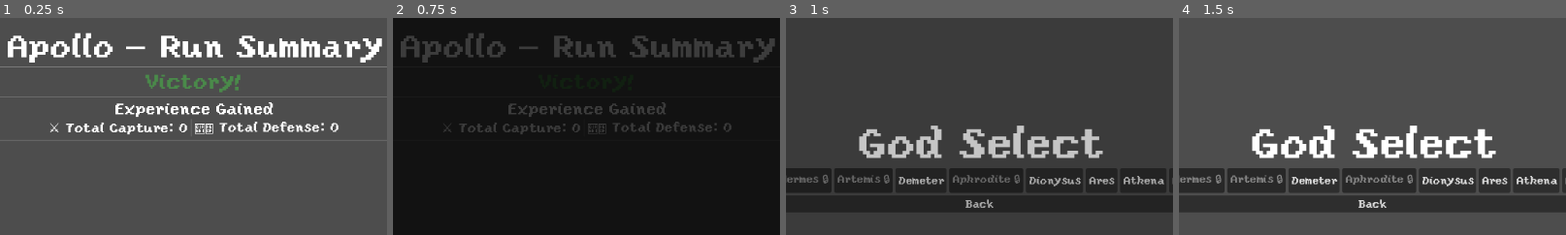
Above: before the commit, frames 1-4 (left to right).
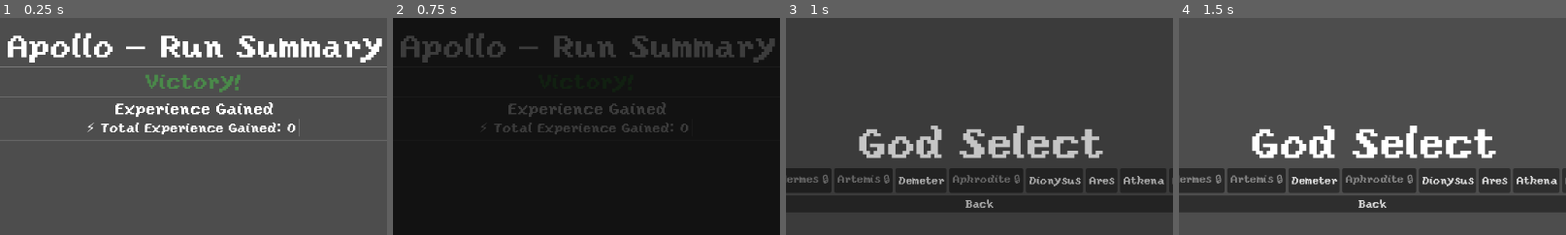
Above: after the commit, the same moments.

Repository: leslieharding/Mnemosyne
Game: Godot game, scene res://Scenes/RunSummary.tscn
The game is run twice, just before and just after one commit, with the same random seed, the same clock (stepped at 60 frames per second) and the same inputs. This scene is started directly instead of the project's main scene.
Inputs (mouse positions are % of the whole screen's width and height, from its top left):
- Up to frame 1 (0.25 s): no input
- Up to frame 2 (0.75 s): click "Start New Run" at 0.5 s
- Up to frame 3 (1 s): no input
- Up to frame 4 (1.5 s): tap Enter (ui_accept) at 1.25 s; move the mouse to (72, 45) at 1.27 s; hold Right (ui_right) from 1.28 s (still down); click (72, 45) at 1.42 s
The pictures show only the part of the screen within x 25-75%, y 16-66%; the shares and areas given below are measured in that part.

The runs differ from the first frame. In frame 1, 2.0% of the frame differs, in the area x 12-88%, y 46-55%; in frame 2, 1.0%; in frame 3, nothing differs; in frame 4, nothing differs.

Commit message:
unified exp display

Diff:
--- a/Scripts/run_summary.gd
+++ b/Scripts/run_summary.gd
@@ -67,11 +67,11 @@
 	var all_exp = tracker.get_all_experience()
 	var totals = tracker.get_total_experience()
 
-	print("Total experience - Capture: " + str(totals["capture_exp"]) + ", Defense: " + str(totals["defense_exp"]))
-
-	# Set totals
-	capture_total_node.text = "⚔️ Total Capture: " + str(totals["capture_exp"])
-	defense_total_node.text = "🛡️ Total Defense: " + str(totals["defense_exp"])
+	print("Total unified experience: " + str(totals["total_exp"]))
+
+	# Update the labels to show unified experience
+	capture_total_node.text = "⚡ Total Experience Gained: " + str(totals["total_exp"])
+	defense_total_node.visible = false  # Hide the old defense label
 
 	# Load collection
 	var collection_path = "res://Resources/Collections/" + god_name + ".tres"
@@ -87,7 +87,7 @@
 		var run_exp_data = all_exp[card_index]
 
 		# Skip cards with no experience
-		if run_exp_data["capture_exp"] == 0 and run_exp_data["defense_exp"] == 0:
+		if run_exp_data["total_exp"] == 0:
 			continue
 
 		# Get card data
@@ -97,19 +97,17 @@
 
 		print("Creating display for: ", card.card_name)
 
-		# Get experience data
+		# Get total experience data - UNIFIED VERSION
 		var before_exp_data = global_tracker.get_card_total_experience(god_name, card_index)
-		var before_capture = before_exp_data["capture_exp"]
-		var before_defense = before_exp_data["defense_exp"]
-		var after_capture = before_capture + run_exp_data["capture_exp"]
-		var after_defense = before_defense + run_exp_data["defense_exp"]
-
-		# Create card display synchronously
+		var before_total = before_exp_data["total_exp"]
+		var total_gain = run_exp_data["total_exp"]
+		var after_total = before_total + total_gain
+
+		# Create card display with unified experience
 		var card_container = create_simple_card_display(
 			card,
-			before_capture, after_capture,
-			before_defense, after_defense,
-			run_exp_data["capture_exp"], run_exp_data["defense_exp"]
+			before_total, after_total,
+			total_gain
 		)
 
 		card_details_node.add_child(card_container)
@@ -123,13 +121,12 @@
 
 func create_simple_card_display(
 	card: CardResource,
-	before_capture: int, after_capture: int,
-	before_defense: int, after_defense: int,
-	capture_gain: int, defense_gain: int
+	before_total: int, after_total: int,
+	total_gain: int
 ) -> Control:
 
 	var container = VBoxContainer.new()
-	container.custom_minimum_size = Vector2(500, 150)
+	container.custom_minimum_size = Vector2(500, 120)
 
 	# Create panel with background
 	var panel = PanelContainer.new()
@@ -164,84 +161,45 @@
 	# Experience gained summary
 	var gains_container = HBoxContainer.new()
 
-	if capture_gain > 0:
-		var capture_label = Label.new()
-		capture_label.text = "⚔️ +" + str(capture_gain) + " Capture XP"
-		capture_label.add_theme_color_override("font_color", Color("#FFD700"))
-		capture_label.add_theme_font_size_override("font_size", 14)
-		gains_container.add_child(capture_label)
-
-	if defense_gain > 0:
-		if capture_gain > 0:
-			var spacer = Control.new()
-			spacer.custom_minimum_size.x = 20
-			gains_container.add_child(spacer)
-
-		var defense_label = Label.new()
-		defense_label.text = "🛡️ +" + str(defense_gain) + " Defense XP"
-		defense_label.add_theme_color_override("font_color", Color("#87CEEB"))
-		defense_label.add_theme_font_size_override("font_size", 14)
-		gains_container.add_child(defense_label)
+	if total_gain > 0:
+		var gain_label = Label.new()
+		gain_label.text = "⚡ +" + str(total_gain) + " Experience"
+		gain_label.add_theme_color_override("font_color", Color("#FFD700"))
+		gain_label.add_theme_font_size_override("font_size", 16)
+		gains_container.add_child(gain_label)
 
 	inner_container.add_child(gains_container)
 
 	# Before/After display
-	var progress_container = HBoxContainer.new()
-
-	# Capture progress
-	if capture_gain > 0:
-		var capture_section = VBoxContainer.new()
-		capture_section.size_flags_horizontal = Control.SIZE_EXPAND_FILL
-
-		var capture_title = Label.new()
-		capture_title.text = "Capture Progress"
-		capture_title.add_theme_font_size_override("font_size", 12)
-		capture_title.add_theme_color_override("font_color", Color("#FFD700"))
-		capture_section.add_child(capture_title)
-
-		# Simple before/after text instead of progress bars
-		var before_after = Label.new()
-		var before_level = ExperienceHelpers.calculate_level(before_capture)
-		var after_level = ExperienceHelpers.calculate_level(after_capture)
-		var before_progress = ExperienceHelpers.calculate_progress(before_capture)
-		var after_progress = ExperienceHelpers.calculate_progress(after_capture)
-
-		before_after.text = "Lv." + str(before_level) + " (" + str(before_progress) + "/50) → Lv." + str(after_level) + " (" + str(after_progress) + "/50)"
-		before_after.add_theme_font_size_override("font_size", 10)
-		before_after.add_theme_color_override("font_color", Color("#CCCCCC"))
-		capture_section.add_child(before_after)
-
-		progress_container.add_child(capture_section)
-
-	# Spacer
-	if capture_gain > 0 and defense_gain > 0:
-		var spacer = VSeparator.new()
-		progress_container.add_child(spacer)
-
-	# Defense progress
-	if defense_gain > 0:
-		var defense_section = VBoxContainer.new()
-		defense_section.size_flags_horizontal = Control.SIZE_EXPAND_FILL
-
-		var defense_title = Label.new()
-		defense_title.text = "Defense Progress"
-		defense_title.add_theme_font_size_override("font_size", 12)
-		defense_title.add_theme_color_override("font_color", Color("#87CEEB"))
-		defense_section.add_child(defense_title)
-
-		# Simple before/after text
-		var before_after = Label.new()
-		var before_level = ExperienceHelpers.calculate_level(before_defense)
-		var after_level = ExperienceHelpers.calculate_level(after_defense)
-		var before_progress = ExperienceHelpers.calculate_progress(before_defense)
-		var after_progress = ExperienceHelpers.calculate_progress(after_defense)
-
-		before_after.text = "Lv." + str(before_level) + " (" + str(before_progress) + "/50) → Lv." + str(after_level) + " (" + str(after_progress) + "/50)"
-		before_after.add_theme_font_size_override("font_size", 10)
-		before_after.add_theme_color_override("font_color", Color("#CCCCCC"))
-		defense_section.add_child(before_after)
-
-		progress_container.add_child(defense_section)
+	var progress_container = VBoxContainer.new()
+	progress_container.size_flags_horizontal = Control.SIZE_EXPAND_FILL
+
+	var progress_title = Label.new()
+	progress_title.text = "Experience Progress"
+	progress_title.add_theme_font_size_override("font_size", 14)
+	progress_title.add_theme_color_override("font_color", Color("#FFD700"))
+	progress_container.add_child(progress_title)
+
+	# Simple before/after text
+	var before_after = Label.new()
+	var before_level = ExperienceHelpers.calculate_level(before_total)
+	var after_level = ExperienceHelpers.calculate_level(after_total)
+	var before_progress = ExperienceHelpers.calculate_progress(before_total)
+	var after_progress = ExperienceHelpers.calculate_progress(after_total)
+
+	before_after.text = "Lv." + str(before_level) + " (" + str(before_progress) + "/50) → Lv." + str(after_level) + " (" + str(after_progress) + "/50)"
+	before_after.add_theme_font_size_override("font_size", 12)
+	before_after.add_theme_color_override("font_color", Color("#CCCCCC"))
+	progress_container.add_child(before_after)
+
+	# Level up notification if applicable
+	if after_level > before_level:
+		var level_up_label = Label.new()
+		level_up_label.text = "🎉 LEVEL UP! 🎉"
+		level_up_label.add_theme_font_size_override("font_size", 14)
+		level_up_label.add_theme_color_override("font_color", Color("#00FF00"))
+		level_up_label.horizontal_alignment = HORIZONTAL_ALIGNMENT_CENTER
+		progress_container.add_child(level_up_label)
 
 	inner_container.add_child(progress_container)
 
